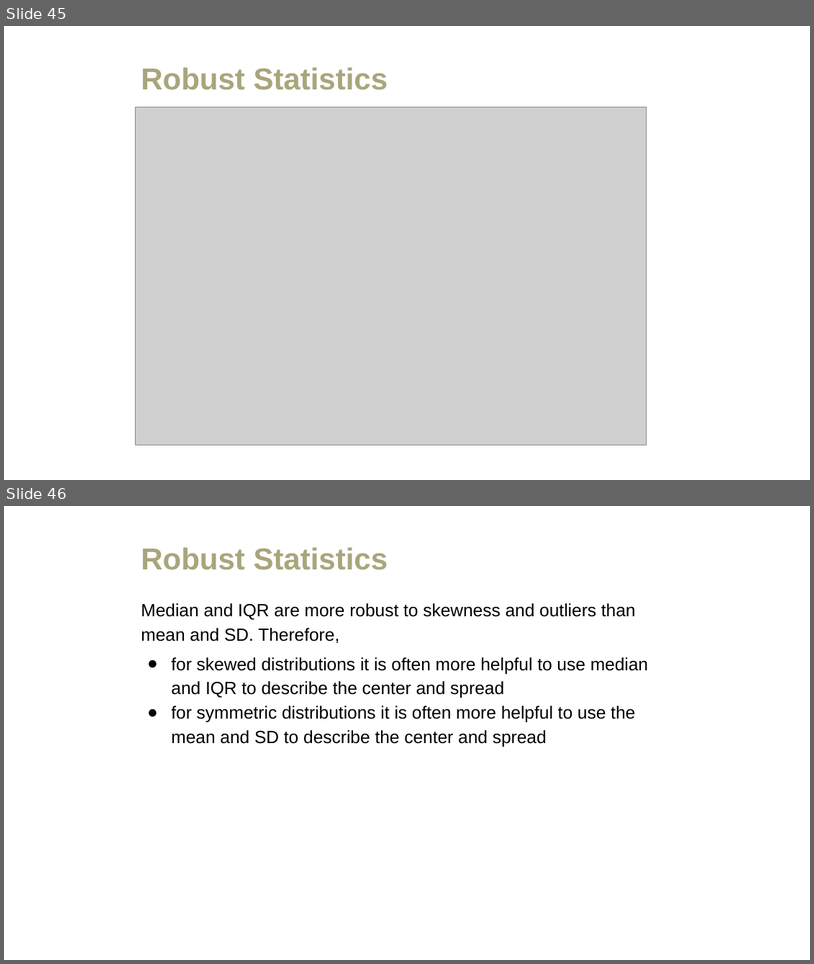
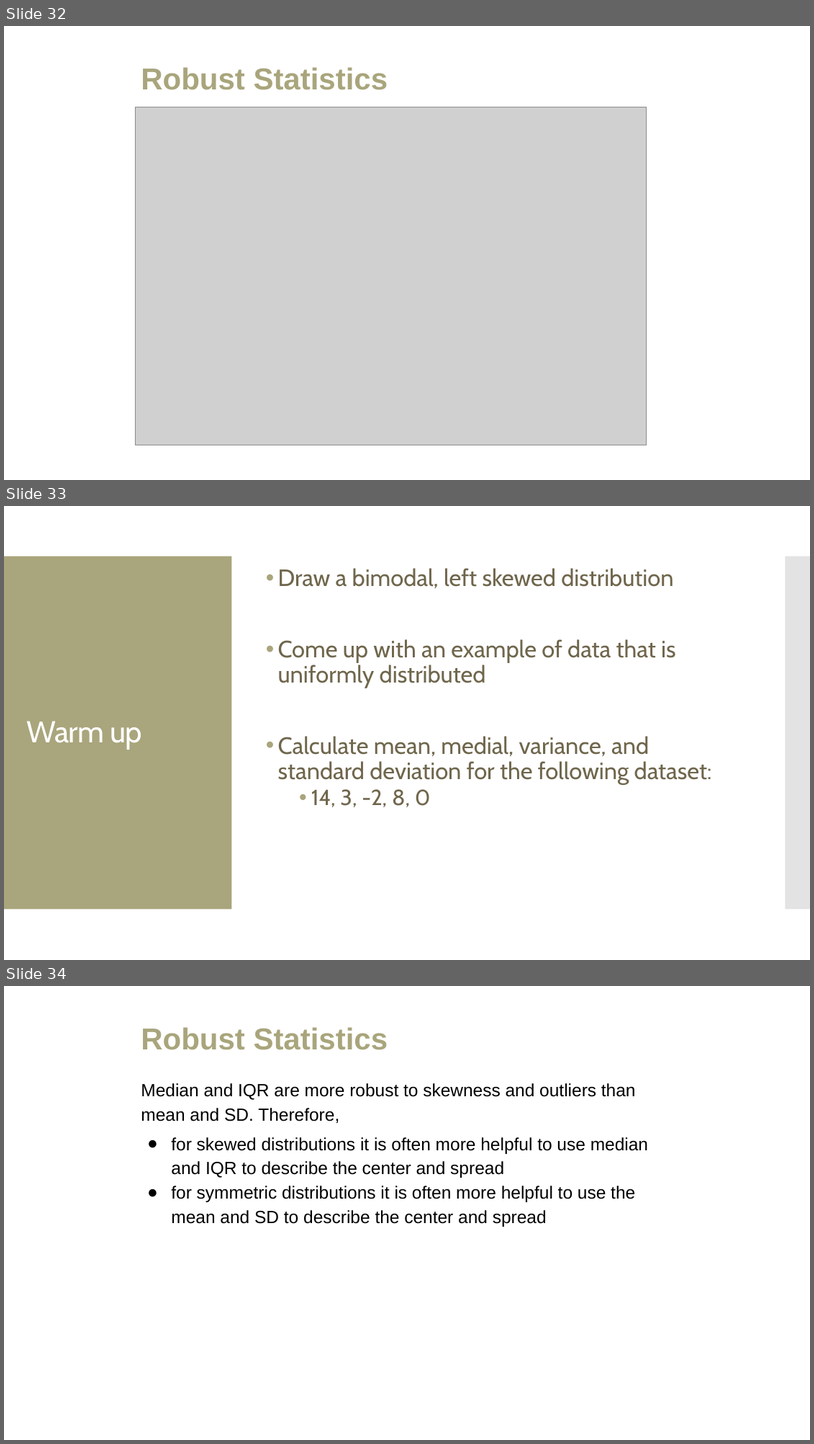
Before and after one commit to amosca01/MATH108-F23, a slide deck: slides/04-summarizing-data.pptx. Shown one above the other, each under a label of ours: slides 45 and 46 before the commit, slides 32, 33 and 34 after it. The pictures are 814x964 and 814x1444 pixels, drawn with LibreOffice and Linux fonts; fonts in the diff are those of the drawing; grey boxes stand for pictures. Boxes give left, top, right and bottom in pixels: in the first picture for what was removed or moved away, otherwise in the second. Text is boxed around its words. In the diff, an @@ line names an element or a change of style, - is before the commit and + after.

```diff
--- a/slides/04-summarizing-data.pptx
+++ b/slides/04-summarizing-data.pptx
@@ slide 33 added at (4, 506, 810, 960), background #FFFFFF @@
@@ rectangle added at (4, 556, 232, 909), fill #A9A57C @@
@@ text added at (278, 568, 712, 807), 28 pt, text #6F664C @@
+• Draw a bimodal, left skewed distribution
+• Come up with an example of data that is uniformly distributed
+• Calculate mean, medial, variance, and standard deviation for the following dataset:
+  • 14, 3, -2, 8, 0
@@ rectangle added at (786, 556, 810, 909), fill #C8C8C8 at 50% opacity @@
@@ title added at (27, 721, 142, 749), 36 pt, text #FFFFFF @@
+Warm up
@@ what was slide 45 is now slide 32 @@
@@ what was slide 46 is now slide 34 @@
```
Also in this commit, not shown: 17 slides removed, 5 other files.
